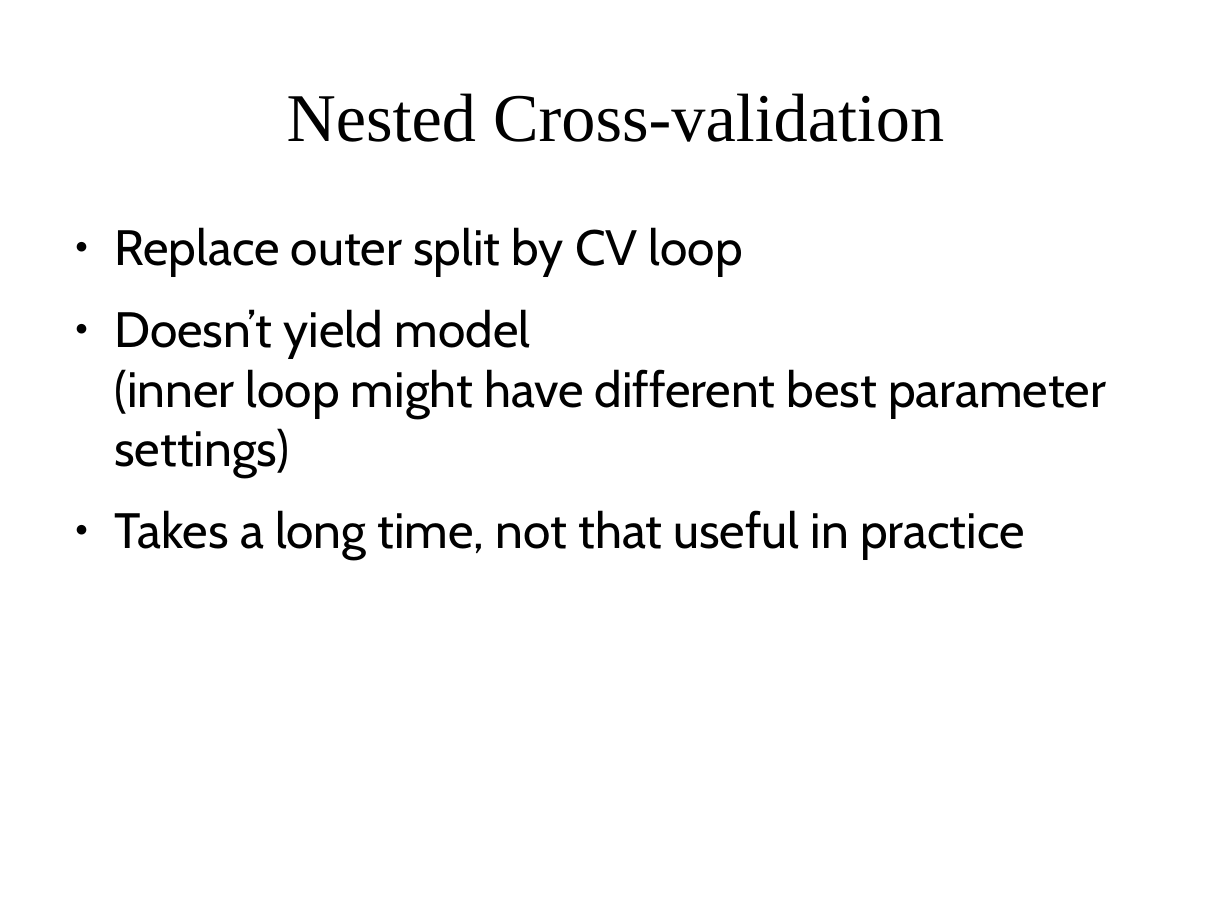
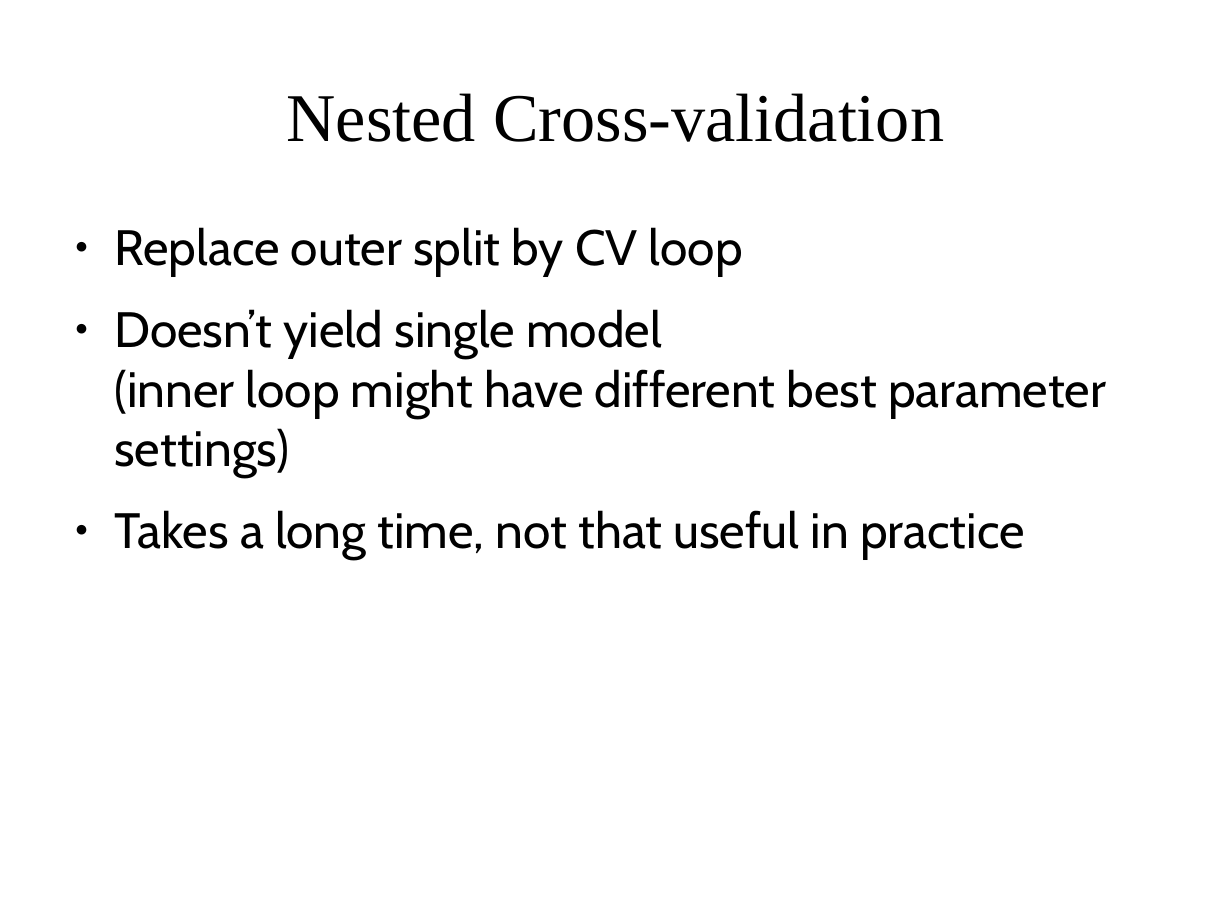
Before and after one commit to amueller/applied_ml_spring_2017, a slide deck: slide 27 of slides/aml-04-013017.odp. Drawn at 1232x924 pixels with LibreOffice and Linux fonts; fonts in the diff are those of the drawing. Boxes give left, top, right and bottom in pixels: in the first picture for what was removed or moved away, otherwise in the second. Text is boxed around its words. In the diff, an @@ line names an element or a change of style, - is before the commit and + after.

```diff
--- a/slides/aml-04-013017.odp
+++ b/slides/aml-04-013017.odp
@@ text at (114,309,1106,477): text changed @@
-● Doesn’t yield model
-  (inner loop might have different best parameter settings)
+● Doesn’t yield single model
+  (inner loop might have different best parameter settings)
```
Also in this commit, not shown: 1 slide added, 1 slide removed, 1 other file.
